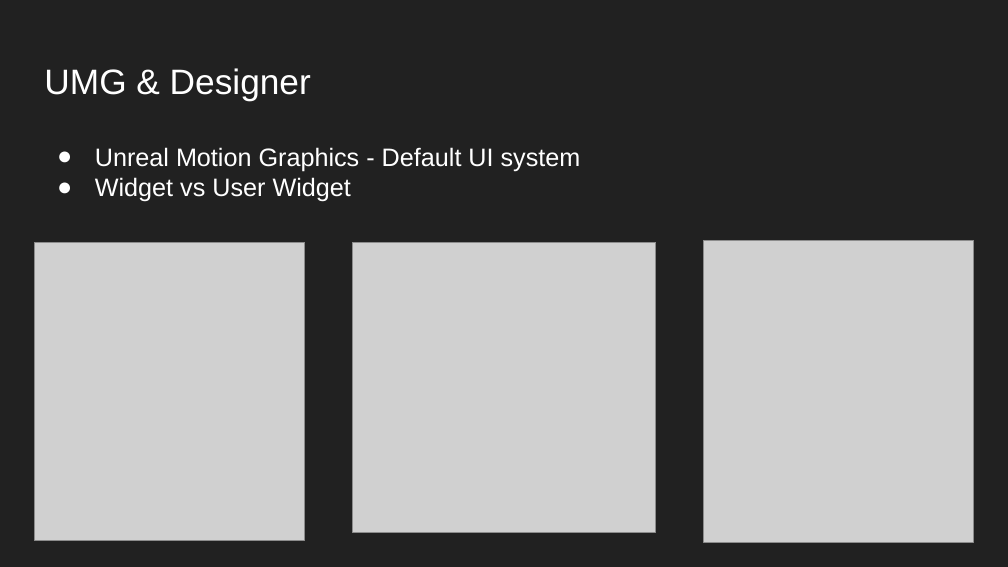
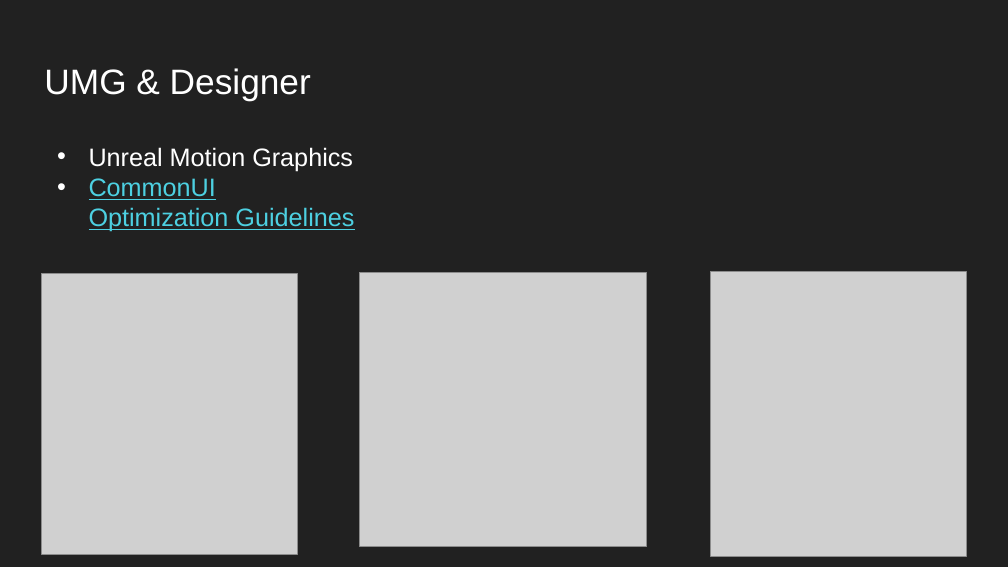
Before and after one commit to WotanCZ/MFF_UE_Lecture, a slide deck: slide 3 of UI/Unreal Engine Lecture - UI.pptx. Drawn at 1008x567 pixels with LibreOffice and Linux fonts; fonts in the diff are those of the drawing; grey boxes stand for pictures; background and template pictures are left out. Boxes give left, top, right and bottom in pixels: in the first picture for what was removed or moved away, otherwise in the second. Text is boxed around its words. In the diff, an @@ line names an element or a change of style, - is before the commit and + after.

```diff
--- a/UI/Unreal Engine Lecture - UI.pptx
+++ b/UI/Unreal Engine Lecture - UI.pptx
@@ title at (x1=89, y1=147, x2=354, y2=232): text changed; text colour #FFFFFF to #4DD0E1 @@
-● Unreal Motion Graphics - Default UI system
-● Widget vs User Widget
+• Unreal Motion Graphics
+• CommonUI
+  Optimization Guidelines
@@ picture resized from (x1=34, y1=242, x2=304, y2=540) to (x1=42, y1=273, x2=297, y2=555) @@
@@ picture resized from (x1=352, y1=242, x2=655, y2=532) to (x1=360, y1=272, x2=647, y2=546) @@
@@ picture resized from (x1=704, y1=240, x2=974, y2=542) to (x1=711, y1=271, x2=966, y2=556) @@
```
Also in this commit, not shown: 6 other slides changed, 4 slides added, 2 slides removed, 2 other files.
